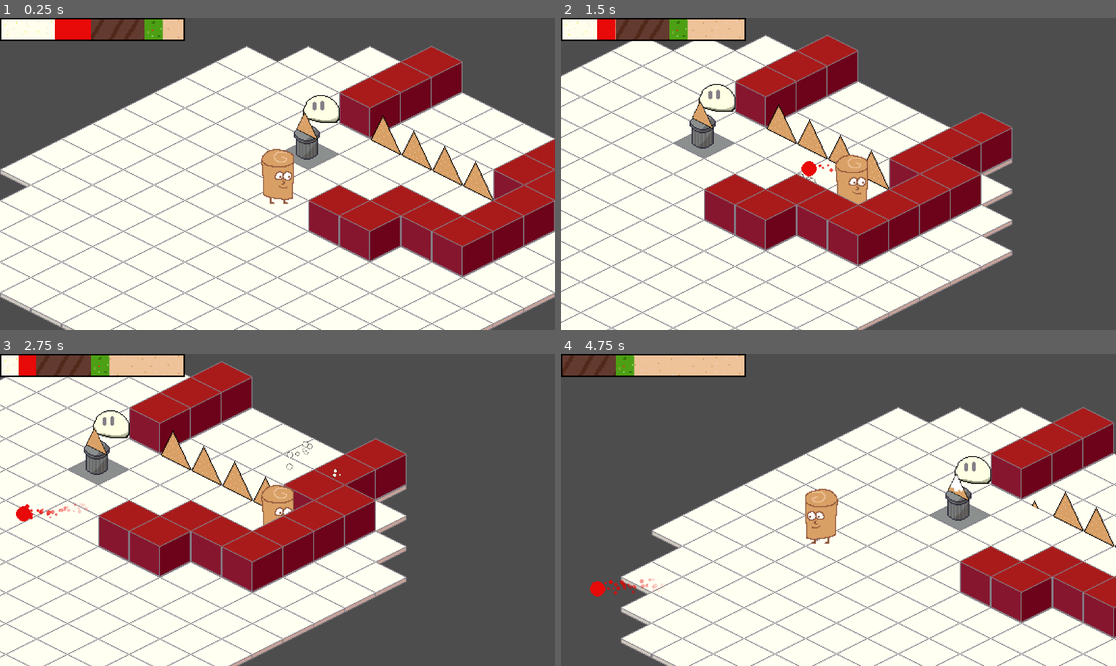
Above: before the commit, frames 1-4 (two rows, left to right).
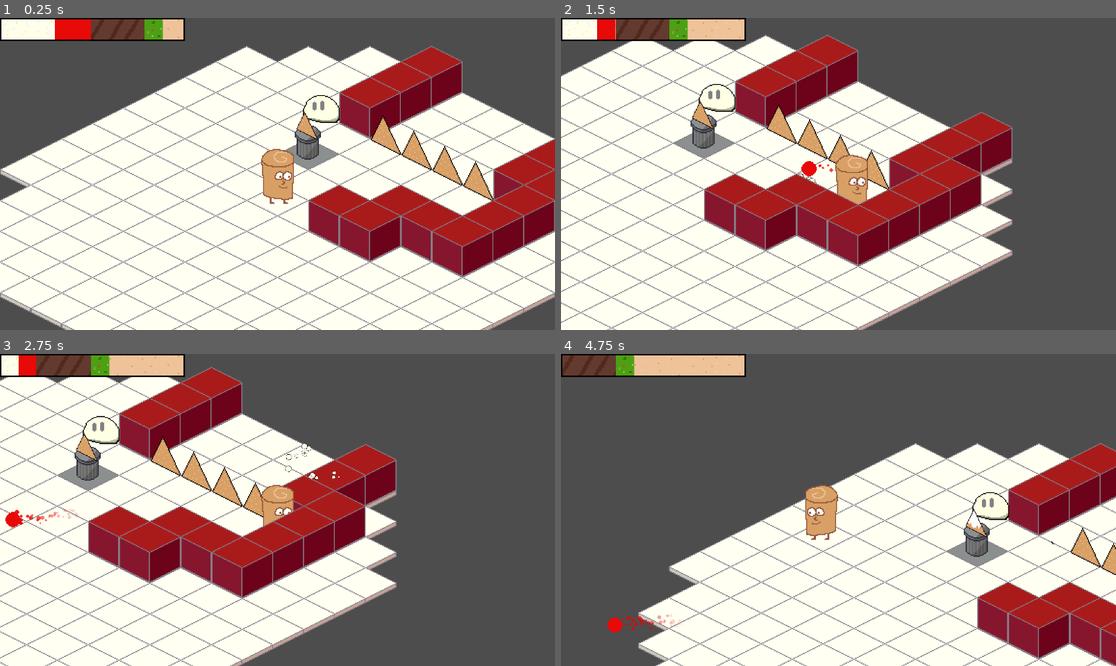
Above: after the commit, the same moments.

Repository: JordanLevy/LudumDare54
Game: Godot game, scene res://Scenes/Game.tscn
Same seed, same stepped clock (60 frames per second), same inputs: the game is played once before the commit and once after it.
Inputs (mouse positions are in pixels of both pictures, inside the frame that each line leads up to):
- Up to frame 1 (0.25 s): no input
- Up to frame 2 (1.5 s): move the mouse to (960, 158) at 0.52 s; hold Right (ui_right) 0.53-1.28 s; click (960, 158) at 0.6 s; move the mouse to (727, 189) at 1.27 s; hold Down (ui_down) from 1.28 s (still down); right-click (727, 189) at 1.35 s
- Up to frame 3 (2.75 s): move the mouse to (333, 441) at 2.02 s; release Down (ui_down) at 2.03 s; hold Right (ui_right) from 2.03 s (still down); click (333, 441) at 2.1 s
- Up to frame 4 (4.75 s): move the mouse to (810, 572) at 2.77 s; release Right (ui_right) at 2.78 s; hold Up (ui_up) 2.78-3.53 s; right-click (810, 572) at 2.85 s; move the mouse to (1005, 556) at 3.52 s; hold Left (ui_left) from 3.53 s (still down); click (1005, 556) at 3.6 s; move the mouse to (672, 463) at 4.27 s; right-click (672, 463) at 4.35 s

The runs differ from the first frame. In frame 1, less than 0.1% of the frame differs, in the area x 52-58%, y 34-46%; in frame 2, less than 0.1%; in frame 3, 16%; in frame 4, 33%, in the area x 5-100%, y 16-100%.

Commit message:
Changed pedestal collider

Diff:
--- a/Scenes/Game.tscn
+++ b/Scenes/Game.tscn
@@ -141,5 +141,3 @@
 
 [node name="LevelFinish" parent="." instance=ExtResource("17_i32vj")]
 position = Vector2(191.37, -68.41)
-
-[connection signal="body_entered" from="TileMap/@Area2D@36489" to="TileMap/@Area2D@36489" method="_on_body_entered" flags=18]
--- a/Scenes/NachoSwitch.tscn
+++ b/Scenes/NachoSwitch.tscn
@@ -71,23 +71,34 @@
 [sub_resource type="CircleShape2D" id="CircleShape2D_upu1j"]
 radius = 7.0
 
-[node name="NachoSwitch" type="Area2D"]
+[sub_resource type="CapsuleShape2D" id="CapsuleShape2D_m05wb"]
+radius = 4.0
+height = 42.0
+
+[node name="NachoSwitch" type="CharacterBody2D"]
+
+[node name="Area2D" type="Area2D" parent="."]
 collision_layer = 2
 collision_mask = 2
 script = ExtResource("1_2e8uf")
 
-[node name="Pedestal" type="AnimatedSprite2D" parent="."]
-position = Vector2(0, -16)
+[node name="Pedestal" type="AnimatedSprite2D" parent="Area2D"]
+position = Vector2(1, -16)
 sprite_frames = SubResource("SpriteFrames_ho7fq")
 animation = &"activate"
 
-[node name="Nacho" type="AnimatedSprite2D" parent="."]
+[node name="Nacho" type="AnimatedSprite2D" parent="Area2D"]
 position = Vector2(10, -38)
 scale = Vector2(0.7, 0.7)
 sprite_frames = SubResource("SpriteFrames_wmfeg")
 
-[node name="CollisionShape2D" type="CollisionShape2D" parent="."]
+[node name="CollisionShape2D" type="CollisionShape2D" parent="Area2D"]
 position = Vector2(-2, -27)
 shape = SubResource("CircleShape2D_upu1j")
 
-[connection signal="body_entered" from="." to="." method="_on_body_entered"]
+[node name="CollisionShape2D" type="CollisionShape2D" parent="."]
+position = Vector2(0, -5)
+rotation = 1.5708
+shape = SubResource("CapsuleShape2D_m05wb")
+
+[connection signal="body_entered" from="Area2D" to="Area2D" method="_on_body_entered"]
--- a/Scenes/Player.tscn
+++ b/Scenes/Player.tscn
@@ -3,7 +3,8 @@
 [ext_resource type="Script" path="res://Scripts/PlayerController.gd" id="1_fr1ph"]
 [ext_resource type="Texture2D" uid="uid://c4c1swc8nehsg" path="res://Assets/Burrito.png" id="2_w0fu8"]
 
-[sub_resource type="CircleShape2D" id="CircleShape2D_srigy"]
+[sub_resource type="CircleShape2D" id="CircleShape2D_ofwbw"]
+radius = 12.0
 
 [sub_resource type="AtlasTexture" id="AtlasTexture_gerva"]
 atlas = ExtResource("2_w0fu8")
@@ -32,8 +33,8 @@
 script = ExtResource("1_fr1ph")
 
 [node name="CollisionShape2D" type="CollisionShape2D" parent="."]
-position = Vector2(-2, 30)
-shape = SubResource("CircleShape2D_srigy")
+position = Vector2(0, 27)
+shape = SubResource("CircleShape2D_ofwbw")
 
 [node name="Sprite" type="AnimatedSprite2D" parent="."]
 y_sort_enabled = true
Not shown: 1 places in Scenes/NachoSwitch.tscn that only renumber resources
